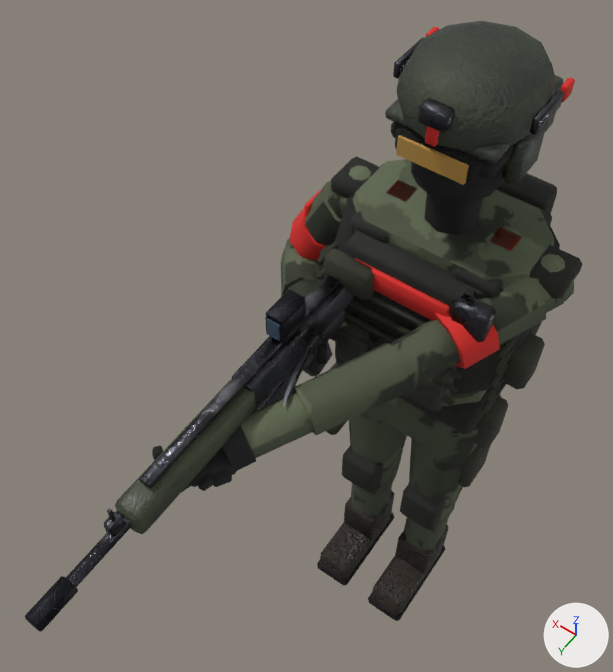
A saved change to the glTF model client/assets/models/character_a.glb.
Rendered twice from a 50 mm lens placed at (-0.45, 1.097, 2.558), pointed at (0.216, 0.164, 1.093). Lighting does not change. The marker at lower right points along +X, +Y and +Z. The older version comes first. Where no turn or scale is listed for an object, it has been applied to the vertices. Vertices at exactly the same position are counted once.

The first picture shows 'body_mesh', 'w_knife', 'w_rifle' and 1 more.
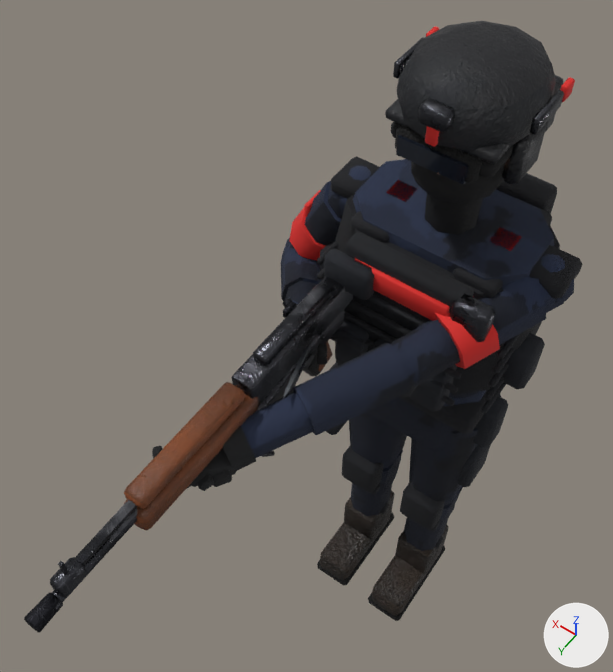
Boxes [x1, y1, x2, y2] around the edits, measured in the pictures (613 x 672 px; the box of a moved part takes in the faces that stretch with it):
'body_mesh', surface changed, recoloured: [152, 21, 576, 553] in both
'w_rifle', reshaped: before [25, 276, 353, 632]; after [24, 277, 353, 633]
'w_knife', reshaped (12% shorter): before [283, 348, 310, 406]; after [283, 348, 309, 399]
part 1 of me_body_mesh, moved or reshaped: [230, 268, 564, 472] in both
part 2 of me_w_knife, moved or reshaped: before [283, 354, 309, 406]; after [283, 354, 307, 399]
part 3 of me_w_rifle, added (mostly hidden): after [52, 508, 137, 603]
part 4 of me_w_rifle, added: after [75, 500, 137, 565]
part 5 of me_w_rifle, added: after [58, 561, 69, 575]
part 6 of me_w_rifle, moved or reshaped (not visible before): after [262, 451, 275, 457]
part 7 of me_w_rifle, moved or reshaped: before [25, 576, 78, 632]; after [24, 592, 63, 633]
part 8 of me_w_rifle, added: after [282, 298, 292, 308]
part 9 of me_w_rifle, rebuilt: before [115, 379, 256, 534]; after [124, 394, 259, 530]
part 10 of me_w_rifle, rebuilt (61% narrower, 62% shorter): before [139, 276, 339, 488]; after [253, 284, 331, 365]
part 11 of me_w_rifle, added (brown): after [124, 382, 245, 509]
part 12 of me_w_rifle, added: after [50, 557, 87, 597]
part 13 of me_w_rifle, deleted: before [104, 289, 306, 537]
part 14 of me_w_rifle, deleted: before [66, 518, 132, 587]
part 15 of me_w_rifle, recoloured: [319, 342, 332, 371] in both

Edits to the bpy script that builds the scene:
```text
Change mat_gaiter:
    where n2 = _N.new('ShaderNodeTexImage'); n2.name = 'Image Texture'
    n2.image: img_nylon__0_09__0_09__0 -> img_nylon__0_05__0_05__0
Change mat_goggle_lens:
    mat_goggle_lens.base_color: (0.55, 0.32, 0.08) -> (0.01, 0.0134, 0.022)  # orange #c49950 -> black #191f29
Change mat_helmet:
    where n2 = _N.new('ShaderNodeTexImage'); n2.name = 'Image Texture'
    n2.image: img_polymer__0_2__0_23__0 -> img_polymer__0_07__0_08__0
    where n4 = _N.new('ShaderNodeTexImage'); n4.name = 'Image Texture.001'
    n4.image: img_polymer__0_2__0_23__0_001 -> img_polymer__0_07__0_08__0_001
    where n6 = _N.new('ShaderNodeTexImage'); n6.name = 'Image Texture.002'
    n6.image: img_polymer__0_2__0_23__0_002 -> img_polymer__0_07__0_08__0_002
Change mat_uniform_team_a:
    where n2 = _N.new('ShaderNodeMix'); n2.name = 'Mix'
    n2.inputs[7].default_value: (0.153, 0.187, 0.109, 1.0) -> (0.0225, 0.0346, 0.0786, 1.0)  # 'B', greyish green #6d785d -> 'B', dark blue #29344f
Change mat_vest:
    where n2 = _N.new('ShaderNodeTexImage'); n2.name = 'Image Texture'
    n2.image: img_nylon__0_14__0_15__0 -> img_nylon__0_07__0_08__0
Change mat_pouch:
    where n2 = _N.new('ShaderNodeTexImage'); n2.name = 'Image Texture'
    n2.image: img_nylon__0_22__0_23__0 -> img_nylon__0_11__0_12__0
Change mat_webbing:
    where n2 = _N.new('ShaderNodeTexImage'); n2.name = 'Image Texture'
    n2.image: img_nylon__0_2__0_21__0 -> img_nylon__0_09__0_1__0
Change mat_trousers_team_a:
    where n2 = _N.new('ShaderNodeMix'); n2.name = 'Mix'
    n2.inputs[7].default_value: (0.12, 0.146, 0.0852, 1.0) -> (0.0121, 0.0176, 0.0389, 1.0)  # 'B', greyish green #616b52 -> 'B', dark blue #1d2438
Add mat_polymer_wood:
    mat_polymer_wood = bpy.data.materials.new('polymer_wood')
    # uses the picture img_polymer__0_42__0_22__0
    # uses the picture img_polymer__0_42__0_22__0_001
    # uses the picture img_polymer__0_42__0_22__0_002
Change me_body_mesh:
    where me_body_mesh.from_pydata(...)  # 3594 vertices, 6674 faces; spans x -0.26..0.39, y -0.26..0.69, z 0.0..1.8
    me_body_mesh part 1
    89 faces are deleted
    12 new faces join them, mat_uniform_team_a
    77 new faces join them, mat_glove
Change me_w_knife:
    remove me_w_knife.from_pydata(...)  # 229 vertices, 429 faces; spans x -0.074..0.05, y -0.115..0.206, z -0.044..0.064
    add me_w_knife.from_pydata(...)  # 226 vertices, 423 faces; spans x -0.071..0.05, y -0.115..0.202, z -0.044..0.079
    me_w_knife part 2: 10 vertices removed from x -0.074..-0.026, y 0.085..0.206, z 0.015..0.064; 7 vertices added at x -0.071..-0.033, y 0.103..0.202, z 0.023..0.079
    other edits to the shape of me_w_knife do not show in these pictures
    add me_w_knife.materials.append(mat_brass)  # yellow #e5c881
Change me_w_rifle:
    remove me_w_rifle.from_pydata(...)  # 792 vertices, 1480 faces; spans x -0.027..0.036, y -0.325..0.678, z -0.198..0.184
    add me_w_rifle.from_pydata(...)  # 720 vertices, 1356 faces; spans x -0.027..0.05, y -0.355..0.68, z -0.204..0.135
    me_w_rifle part 3: a new loose piece, an 8-sided cylinder along y spanning x -0.011..0.012, y 0.45..0.65, z 0.055..0.078, in mat_gunmetal
    me_w_rifle part 4: a new loose piece, a 6-sided cylinder along y spanning x -0.008..0.008, y 0.31..0.61, z 0.085..0.103, in mat_gunmetal
    me_w_rifle part 5: a new loose piece, a box spanning x -0.003..0.003, y 0.597..0.603, z 0.101..0.135, in mat_gunmetal
    me_w_rifle part 6: the loose piece of 24 vertices spanning x -0.016..0.016, y 0.084..0.131, z -0.198..-0.17 is turned 27.2 degrees about the x axis through its middle, then moved by (0.0, 0.038, 0.001), in mat_gunmetal
    me_w_rifle part 7: the loose piece of 48 vertices spanning x -0.017..0.017, y 0.603..0.678, z 0.049..0.083 is scaled about its middle by (0.882, 0.655, 0.882), then moved by (0.0, 0.015, 0.0)
    me_w_rifle part 8: a new loose piece, a UV sphere (6 segments, 4 rings, poles along z) spanning x 0.03..0.05, y -0.011..0.011, z 0.089..0.111, in mat_steel_dark
    me_w_rifle part 9: the loose piece of 56 vertices spanning x -0.027..0.027, y 0.18..0.48, z 0.034..0.098 is rebuilt with 56 vertices and now spans x -0.027..0.027, y 0.17..0.47, z 0.027..0.077, in mat_polymer_wood
    me_w_rifle part 10: the loose piece of 24 vertices spanning x -0.011..0.011, y -0.09..0.43, z 0.106..0.118 is rebuilt with 24 vertices and now spans x -0.015..0.015, y -0.06..0.14, z 0.104..0.124
    me_w_rifle part 11: a new loose piece of 56 vertices spanning x -0.022..0.022, y 0.2..0.46, z 0.087..0.113, in mat_polymer_wood
    me_w_rifle part 12: a new loose piece of 24 vertices spanning x -0.013..0.013, y 0.575..0.625, z 0.064..0.104, in mat_gunmetal
    me_w_rifle part 13: 10 loose pieces with 200 vertices, spanning x -0.02..0.032, y -0.25..0.515, z 0.045..0.184, are deleted
    me_w_rifle part 14: 16 vertices removed from x -0.011..0.012, y 0.47..0.63, z 0.055..0.078
    me_w_rifle part 15: 108 faces spanning x -0.017..0.017, y -0.071..0.001, z -0.1..0.01 switch from mat_polymer to mat_polymer_wood
    other edits to the shape of me_w_rifle do not show in these pictures
    remove me_w_rifle.materials.append(mat_polymer_tan)
    remove me_w_rifle.materials.append(mat_lens)  # dark blue #3f5569
```
